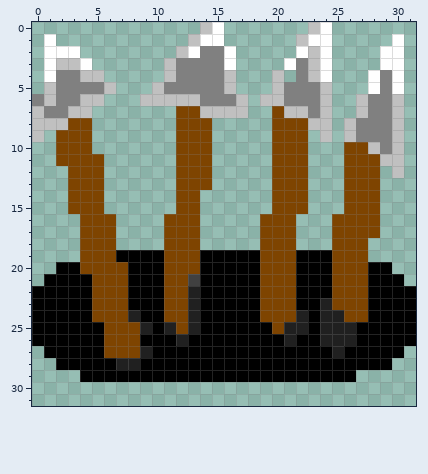
Pixel-art sprite, stored at sprites/spr_trap/layers/3c2458bd-b110-4ac8-88f7-bf7c4a71a4e7/db9f082d-36a0-43cd-830a-3145c8c06fb9.png. The first picture shows the starting point.
The file is 32x32 pixels. Pixels under 10% opacity are left out.
After the commit:
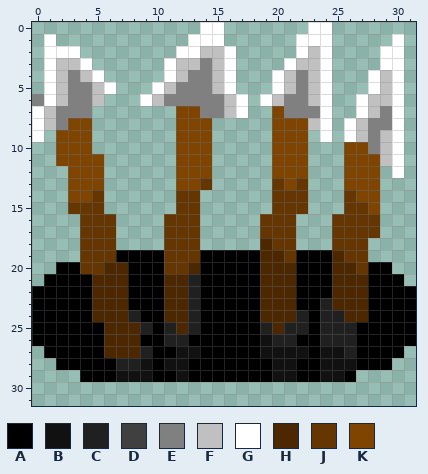
Palette (. is transparent): A #000000  B #111111  C #202020  D #404040  E #808080  F #c0c0c0  G #ffffff  H #4c2700  J #663600  K #7e4400
Edits made:
Colour B replaces colour A in row 26 at x 19; in row 27 at x 12 to 13, 19 to 22 and 24; in row 28 at x 9, 11 to 12, 20 to 21 and 24 to 26; in row 29 at x 7 to 9, 12, 20 to 21 and 24 to 25.
Colour B replaces colour C in row 27 at x 25.
Colour C replaces colour A in row 25 at x 19; in row 26 at x 11 and 20; in row 27 at x 26.
Colour C replaces colour D in row 21 at x 13.
Colour E replaces colour F in row 6 at x 4 and 11 to 13; in row 7 at x 3 to 4, 14 to 15 and 21 to 22; in row 8 at x 2; in row 10 at x 28.
Colour F is added in row 4 at x 21.
Colour F replaces colour E in row 2 at x 14 to 15; in row 3 at x 12 to 13, 15 and 22; in row 4 at x 2, 12, 15 and 29; in row 5 at x 2, 5, 11, 15, 21, 23 and 29; in row 6 at x 2, 16, 23 and 28 to 29; in row 7 at x 1 and 28.
Colour F replaces colour E in row 8 at x 27; in row 9 at x 27 and 29; in row 10 at x 29.
Colour G replaces colour F in row 0 at x 14 and 23; in row 1 at x 13 and 22; in row 2 at x 12; in row 3 at x 11; in row 4 at x 5, 11, 16 and 20; in row 5 at x 1, 6, 10, 16, 20 and 24.
Colour G replaces colour F in row 6 at x 1, 9, 17, 19, 24, 27 and 30; in row 7 at x 0, 17, 24, 27 and 30; in rows 8 to 9 at x 0, 24, 26 and 30; in rows 10 to 12 at x 30.
Colour H replaces colour K in row 18 at x 19; in row 19 at x 19 to 20 and 25; in row 20 at x 6 to 7, 13, 19 to 21 and 25 to 26; in rows 21 to 23 at x 5 to 7, 11 to 12, 19 to 21 and 25 to 27; in row 24 at x 5 to 7, 11 to 12, 19 to 21 and 26 to 27; in row 25 at x 6 to 8, 12 and 20.
Colour H replaces colour K in rows 26 to 27 at x 6 to 8.
Colour J replaces colour K in row 13 at x 14, 20 and 22; in row 14 at x 5, 12 to 13, 20 to 22 and 26; in row 15 at x 3 to 5, 12 to 13, 20 to 22 and 26 to 27; in rows 16 to 17 at x 4 to 6, 11 to 13, 19 to 21 and 25 to 28; in row 18 at x 4 to 6, 11 to 13, 20 to 21 and 25 to 27; in row 19 at x 4 to 6, 11 to 13, 21 and 26 to 27.
Colour J replaces colour K in row 20 at x 4 to 5, 11 to 12 and 27.
Where, in picture pixels (left, top, right, bottom), the same in both pictures:
changed: (32, 22, 404, 382)
